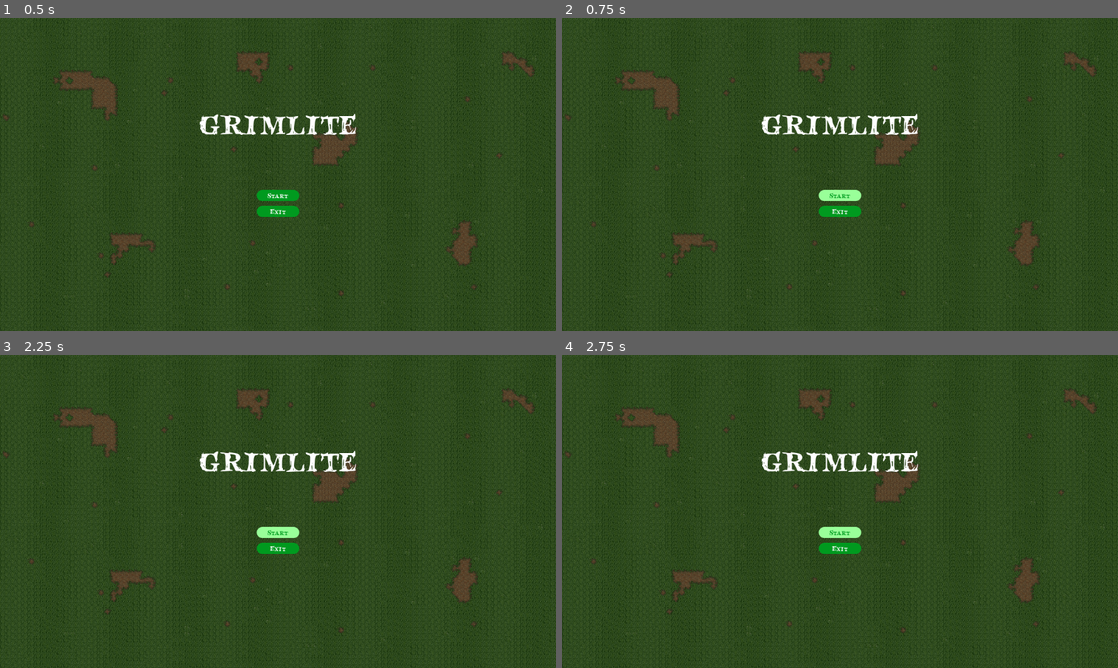
Above: before the commit, frames 1-4 (two rows, left to right).
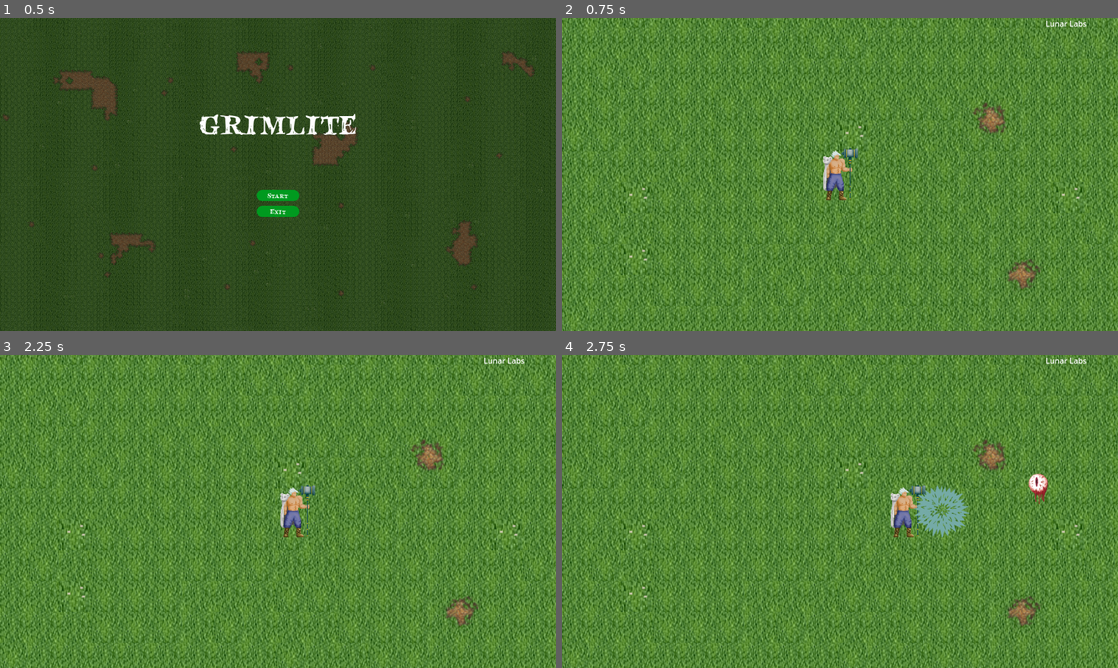
Above: after the commit, the same moments.

Repository: chii-vu/Grimlite
Game: Godot game, scene res://mvc/StartMenu.tscn
The game is run twice, just before and just after one commit, with the same random seed, the same clock (stepped at 60 frames per second) and the same inputs. This scene is started directly instead of the project's main scene.
Inputs (mouse positions are in pixels of both pictures, inside the frame that each line leads up to):
- Up to frame 1 (0.5 s): no input
- Up to frame 2 (0.75 s): click "Start" at 0.5 s
- Up to frame 3 (2.25 s): click (278, 533) at 1.25 s, where only the run before the commit has a clickable "Start"; tap Enter at 2 s; hold Right (ui_right) from 2.03 s (still down); hold Space (Shoot) from 2.03 s (still down)
- Up to frame 4 (2.75 s): keep holding Right (ui_right); keep holding Space (Shoot)

Frame 1 is identical in both runs. In frame 2, 96% of the frame differs, in the area x 0-100%, y 0-100%; in frame 3, 96%; in frame 4, 96%.

Commit message:
implement start and exit game actions

Diff:
--- /dev/null
+++ b/mvc/StartMenu.gd
@@ -0,0 +1,18 @@
+extends Control
+
+
+# Called when the node enters the scene tree for the first time.
+func _ready() -> void:
+	pass # Replace with function body.
+
+
+# Called every frame. 'delta' is the elapsed time since the previous frame.
+func _process(delta: float) -> void:
+	pass
+
+
+func _on_start_pressed() -> void:
+	get_tree().change_scene_to_file("res://GameplayScene.tscn")
+
+func _on_exit_pressed() -> void:
+	get_tree().quit()
--- a/mvc/StartMenu.tscn
+++ b/mvc/StartMenu.tscn
@@ -1,6 +1,7 @@
-[gd_scene load_steps=7 format=3 uid="uid://de6ivkd5llphe"]
+[gd_scene load_steps=8 format=3 uid="uid://de6ivkd5llphe"]
 
 [ext_resource type="Texture2D" uid="uid://cw6voudjkc2l1" path="res://assets/landproto.png" id="1_h53xh"]
+[ext_resource type="Script" path="res://mvc/StartMenu.gd" id="1_vxv4v"]
 [ext_resource type="FontFile" uid="uid://c61myo531a44m" path="res://assets/fonts/bloodcrow.ttf" id="2_3xubo"]
 
 [sub_resource type="StyleBoxTexture" id="StyleBoxTexture_0gs4q"]
@@ -29,6 +30,7 @@
 anchor_bottom = 1.0
 grow_horizontal = 2
 grow_vertical = 2
+script = ExtResource("1_vxv4v")
 
 [node name="MenuPanel" type="Panel" parent="."]
 modulate = Color(0.552956, 0.552956, 0.552956, 1)
@@ -76,6 +78,7 @@
 theme_override_colors/font_pressed_color = Color(0, 0.603922, 0.121569, 1)
 theme_override_colors/font_color = Color(1, 1, 1, 1)
 theme_override_fonts/font = ExtResource("2_3xubo")
+theme_override_styles/focus = SubResource("StyleBoxEmpty_udsm0")
 theme_override_styles/hover = SubResource("StyleBoxFlat_y1ywj")
 theme_override_styles/pressed = SubResource("StyleBoxFlat_3xjce")
 theme_override_styles/normal = SubResource("StyleBoxFlat_3xjce")
@@ -98,3 +101,6 @@
 theme_override_fonts/font = ExtResource("2_3xubo")
 theme_override_font_sizes/font_size = 61
 text = "GRIMLITE"
+
+[connection signal="pressed" from="VBoxMenuButtons/Start" to="." method="_on_start_pressed"]
+[connection signal="pressed" from="VBoxMenuButtons/Exit" to="." method="_on_exit_pressed"]
